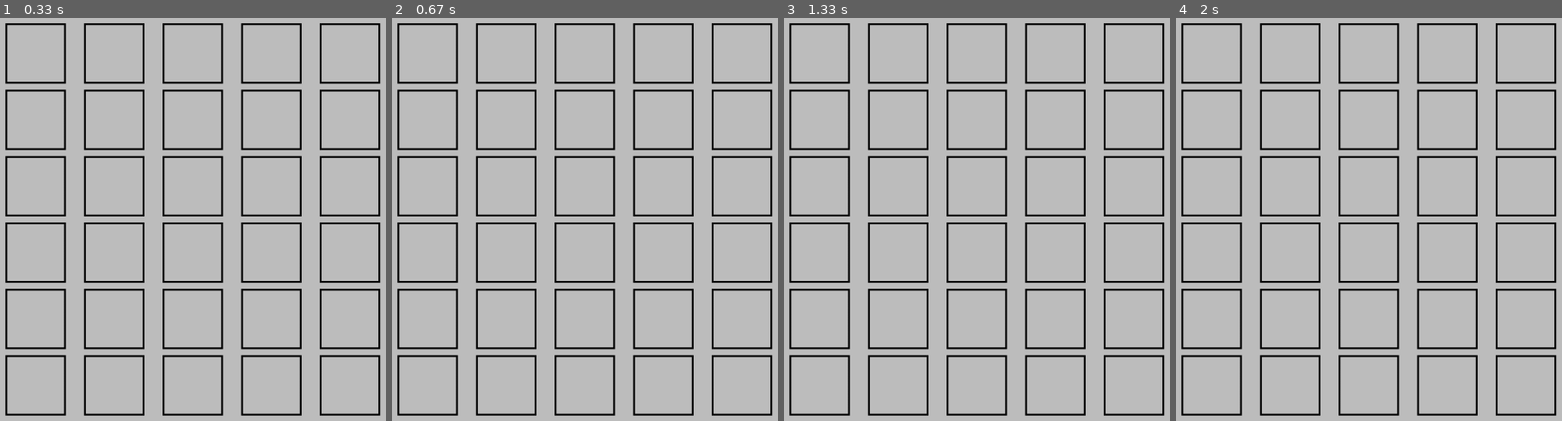
Above: before the commit, frames 1-4 (left to right).
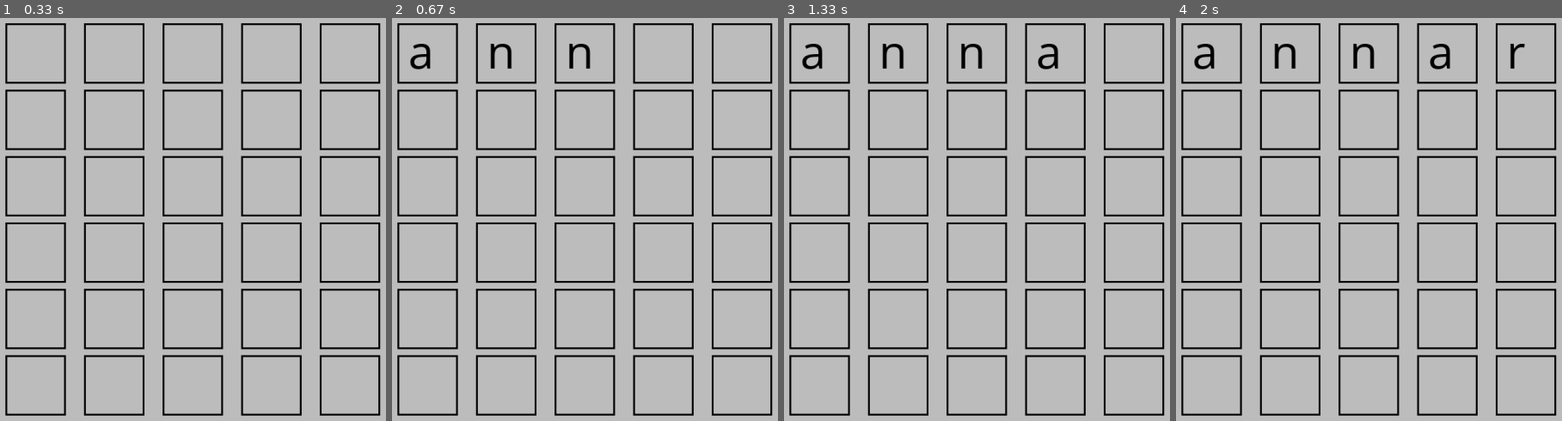
Above: after the commit, the same moments.

Repository: SandorMore/WordleQuant
Game: pygame game, started from main.py
Two runs of this game, one before a commit and one after it. Both use one fixed random seed, a clock stepped at 60 frames per second and the inputs below.
Inputs:
- Up to frame 1 (0.33 s): no input
- Up to frame 2 (0.67 s): type "ann" at 0.33 s
- Up to frame 3 (1.33 s): tap Enter at 0.67, 1.02 s; type "a" at 0.88 s
- Up to frame 4 (2 s): type "r" at 1.43 s; tap Enter at 1.57 s

Frame 1 is identical in both runs. In frame 2, 0.5% of the frame differs, in the area x 4-52%, y 6-13%; in frame 3, 0.7%; in frame 4, 0.8%, in the area x 4-91%, y 6-13%.

Commit message:
working do a degree

Diff:
--- a/main.py
+++ b/main.py
@@ -1,4 +1,5 @@
 import pygame as pg
+import sys
 import random as rnd
 from utilities.model import Word, Slot
 from utilities.pygameutil import Reader
@@ -7,7 +8,9 @@
 reader = Reader("assets/words.txt")
 slotList : list = []
 word = Word(str(rnd.choice(reader.wordList)))
-
+wordingOffsetLeft:int = 18
+wordingOffsetTop:int = -7
+fontColor = tuple((0,0,0))
 def DrawSlots(s:pg.display):
 
     left, top = 100, 70
@@ -25,16 +28,23 @@
 
 def main():
     pg.init()
+    pg.font.init()
 
     running:bool = True
+
+    font:pg.font = pg.font.SysFont("Comic Sans MS", 80)
     print(word.randomWord)
     screen = pg.display.set_mode((1280, 860))
     clock = pg.time.Clock()
     guess:str = ""
+    text_surface = font.render("", True, fontColor)
 
+    print(guess)
     while running:
         screen.fill(color = "gray")
+
         DrawSlots(s=screen)
+
         for event in pg.event.get():
 
             if event.type == pg.QUIT:
@@ -43,7 +53,8 @@
             elif event.type == pg.TEXTINPUT:
                 if len(guess) < 5:
                     guess += event.text
-
+                    for i in range(len(guess)):
+                        slotList[i].letter = guess[i]
             elif event.type == pg.KEYDOWN:
                 if event.key == pg.K_BACKSPACE:
                     guess = guess[:-1]
@@ -54,12 +65,16 @@
                         if(guess.upper() not in reader.wordList):
                             print("Not an accepted word")
 
-                        if(guess.upper() in reader.wordList):
-                            for i in range(5):
-                                slotList[i].letter = guess[i]
+                        # if(guess.upper() in reader.wordList):
+                        #     for i in range(5):
+                        #         slotList[i].letter = guess[i]
                                 #print("Added")
 
-        print(guess)
+
+        if(len(guess) >= 1):
+            for i in range(len(guess)):
+                text_surface = font.render(slotList[i].letter, True, fontColor)
+                screen.blit(text_surface, (slotList[i].rect.left + wordingOffsetLeft, slotList[i].rect.top + wordingOffsetTop))
         pg.display.flip()
         clock.tick(60)
 
